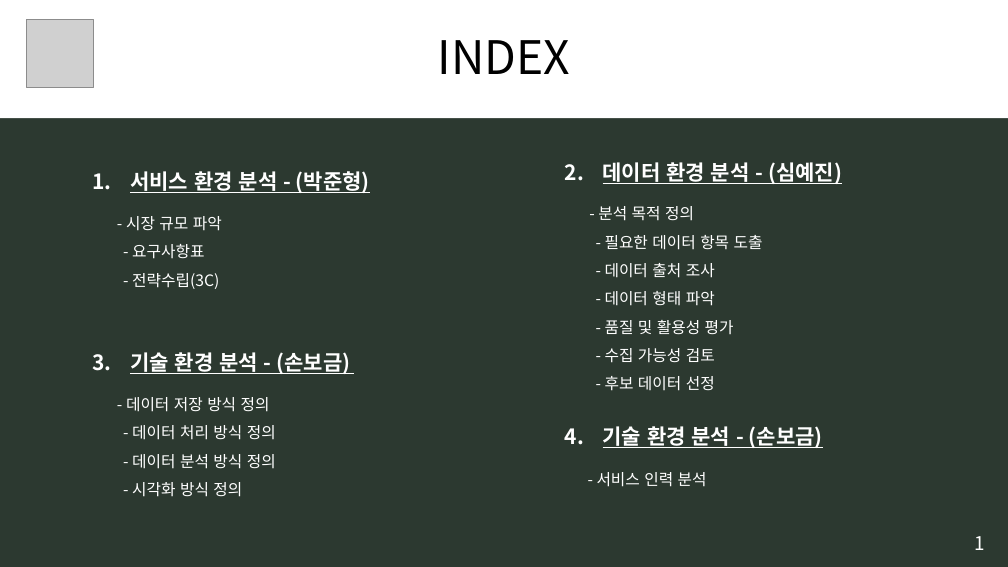
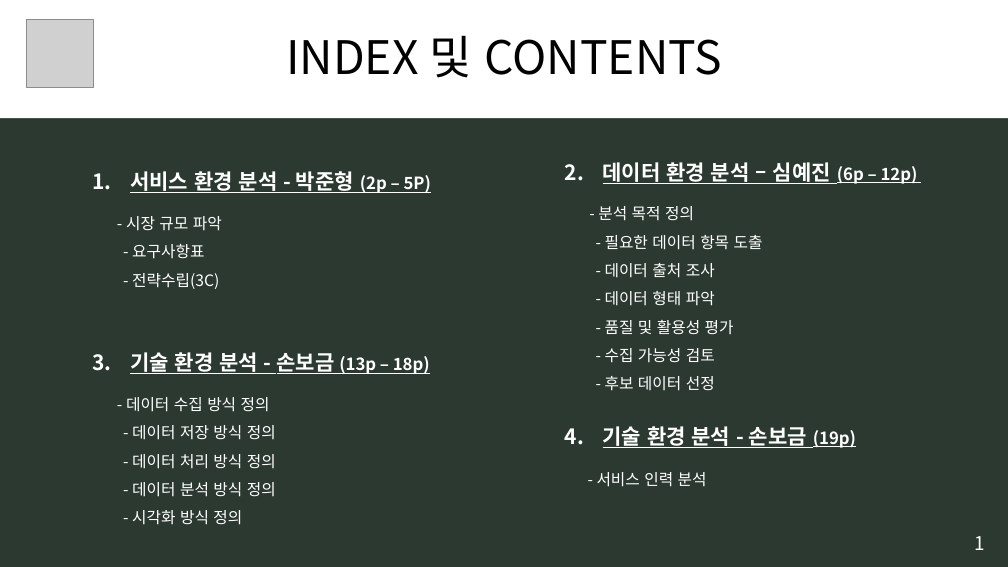
Before and after one commit to B735244/Bigdata_UI_Bogeum, a slide deck: slide 2 of 0. 모듈시험자료/[모듈] 9. 빅데이터 환경분석.pptx. Drawn at 1008x567 pixels with LibreOffice and Linux fonts; fonts in the diff are those of the drawing; grey boxes stand for pictures. Boxes give left, top, right and bottom in pixels: in the first picture for what was removed or moved away, otherwise in the second. Text is boxed around its words. In the diff, an @@ line names an element or a change of style, - is before the commit and + after.

```diff
--- a/0. 모듈시험자료/[모듈] 9. 빅데이터 환경분석.pptx
+++ b/0. 모듈시험자료/[모듈] 9. 빅데이터 환경분석.pptx
@@ title at (286,35,721,78): text changed @@
-INDEX
+INDEX 및 CONTENTS
@@ text at (130,171,431,193): text changed @@
-1. 서비스 환경 분석 - (박준형)
+1. 서비스 환경 분석 - 박준형 (2p – 5P)
@@ text at (603,162,918,184): text changed @@
-2. 데이터 환경 분석 - (심예진)
+2. 데이터 환경 분석 – 심예진 (6p – 12p)
@@ text at (126,352,430,525): text changed @@
-3. 기술 환경 분석 - (손보금)
-- 데이터 저장 방식 정의
-- 데이터 처리 방식 정의
-- 데이터 분석 방식 정의
-- 시각화 방식 정의
+3. 기술 환경 분석 - 손보금 (13p – 18p)
+- 데이터 수집 방식 정의
+- 데이터 저장 방식 정의
+- 데이터 처리 방식 정의
+- 데이터 분석 방식 정의
+- 시각화 방식 정의
@@ text at (603,426,856,448): text changed @@
-4. 기술 환경 분석 - (손보금)
+4. 기술 환경 분석 - 손보금 (19p)
```
Also in this commit, not shown: 6 other slides changed, 12 slides added.
